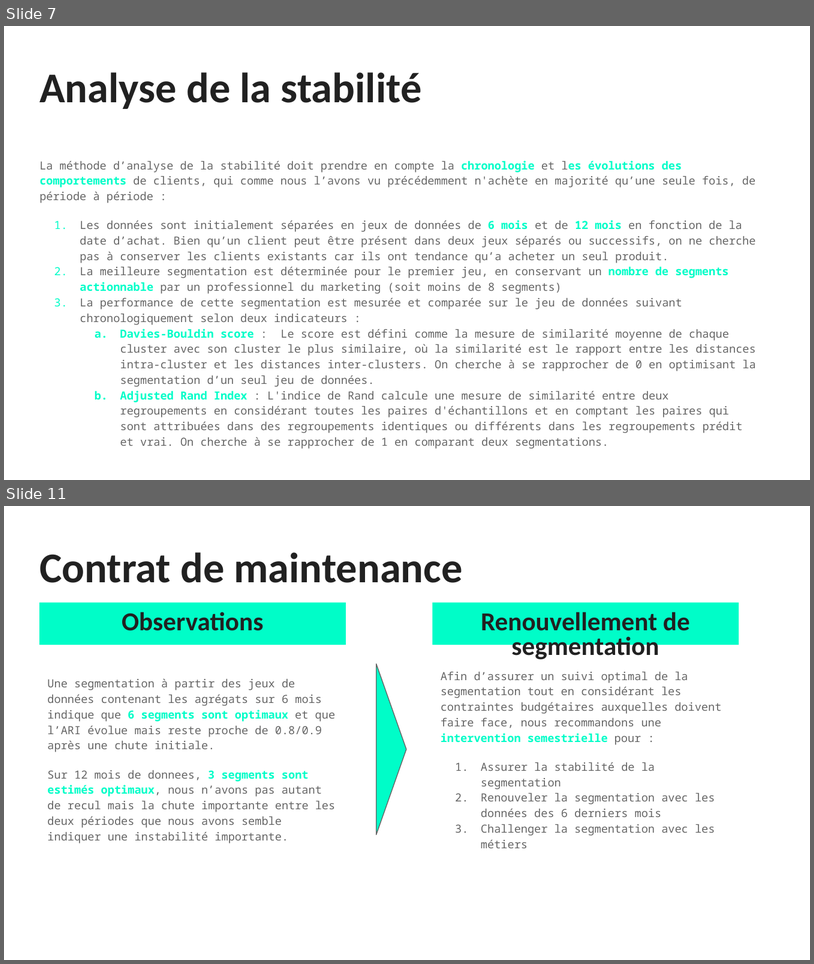
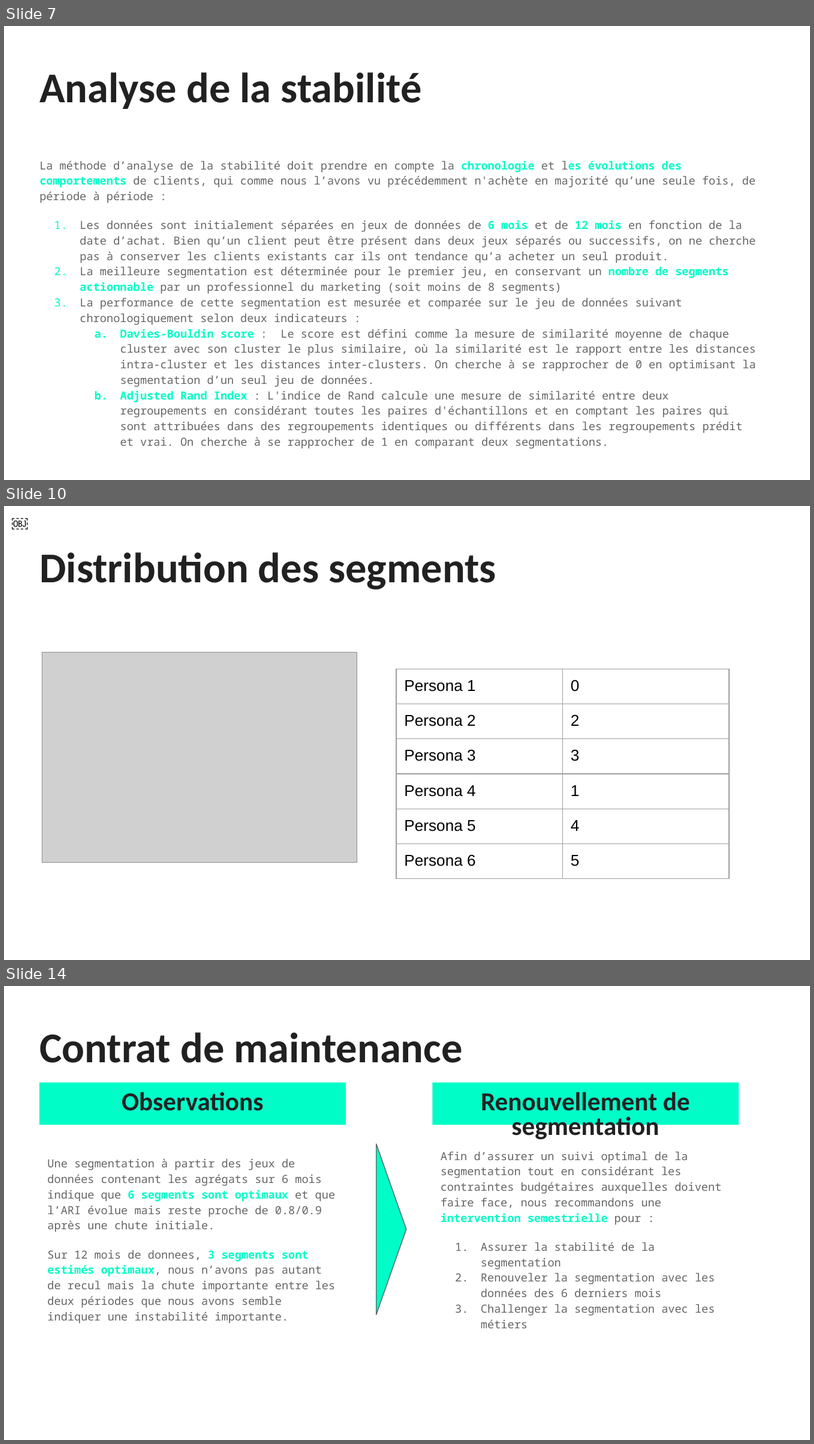
Before and after one commit to Laoban-man/P5_segmentation, a slide deck: source/P5_01_Support.pptx. Shown one above the other, each under a label of ours: slides 7 and 11 before the commit, slides 7, 10 and 14 after it; the slides between them are not shown. The pictures are 814x964 and 814x1444 pixels, drawn with LibreOffice and Linux fonts; fonts in the diff are those of the drawing; grey boxes stand for pictures. Boxes give left, top, right and bottom in pixels: in the first picture for what was removed or moved away, otherwise in the second. Text is boxed around its words. In the diff, an @@ line names an element or a change of style, - is before the commit and + after.

```diff
--- a/source/P5_01_Support.pptx
+++ b/source/P5_01_Support.pptx
@@ slide 10 added at (4,506,810,960), background #FFFFFF @@
@@ text added at (4,506,269,541), 14 pt, text #000000 @@
+￼
@@ title added at (39,552,497,589), 37.8 pt, text #212121, bold @@
+Distribution des segments
@@ picture added at (42,652,357,862) @@
@@ table added at (397,669,729,933), 6 rows, 2 columns @@
+Persona 1 | 0
+Persona 2 | 2
+Persona 3 | 3
+Persona 4 | 1
+Persona 5 | 4
+Persona 6 | 5
@@ what was slide 11 is now slide 14 @@
```
Also in this commit, not shown: 5 slides changed, 3 other slides added, 8 other files.
